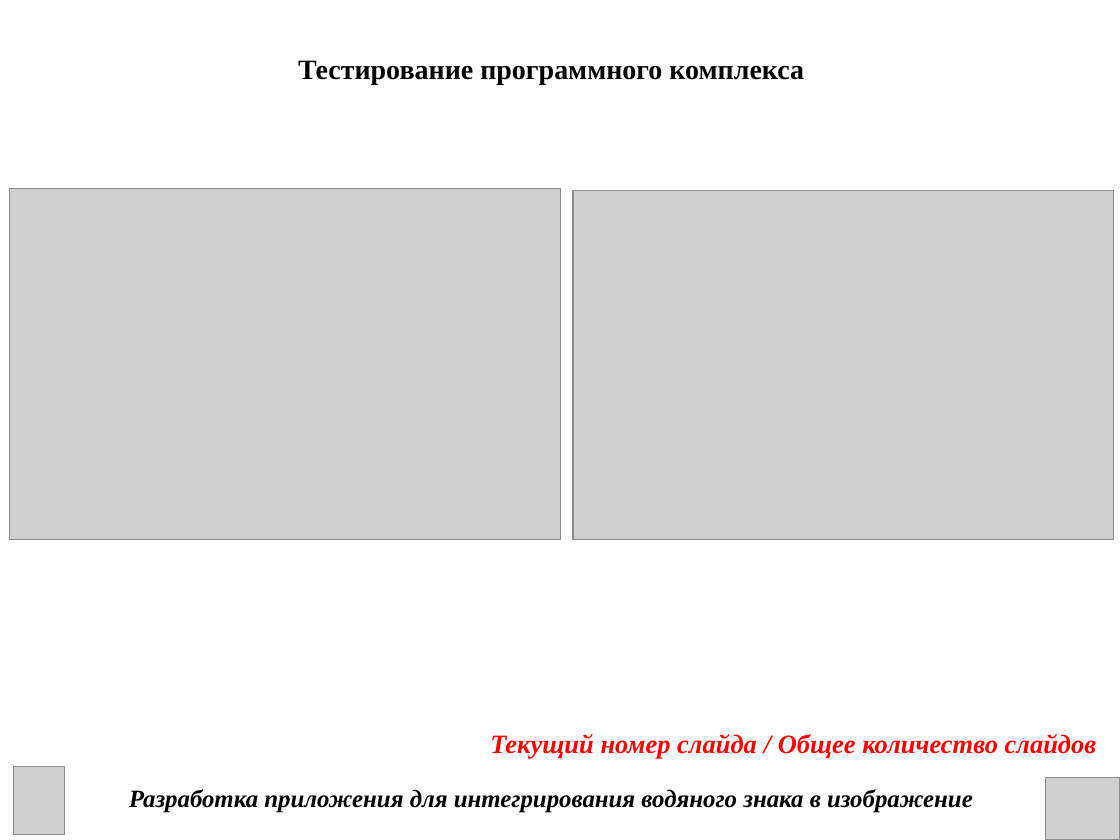
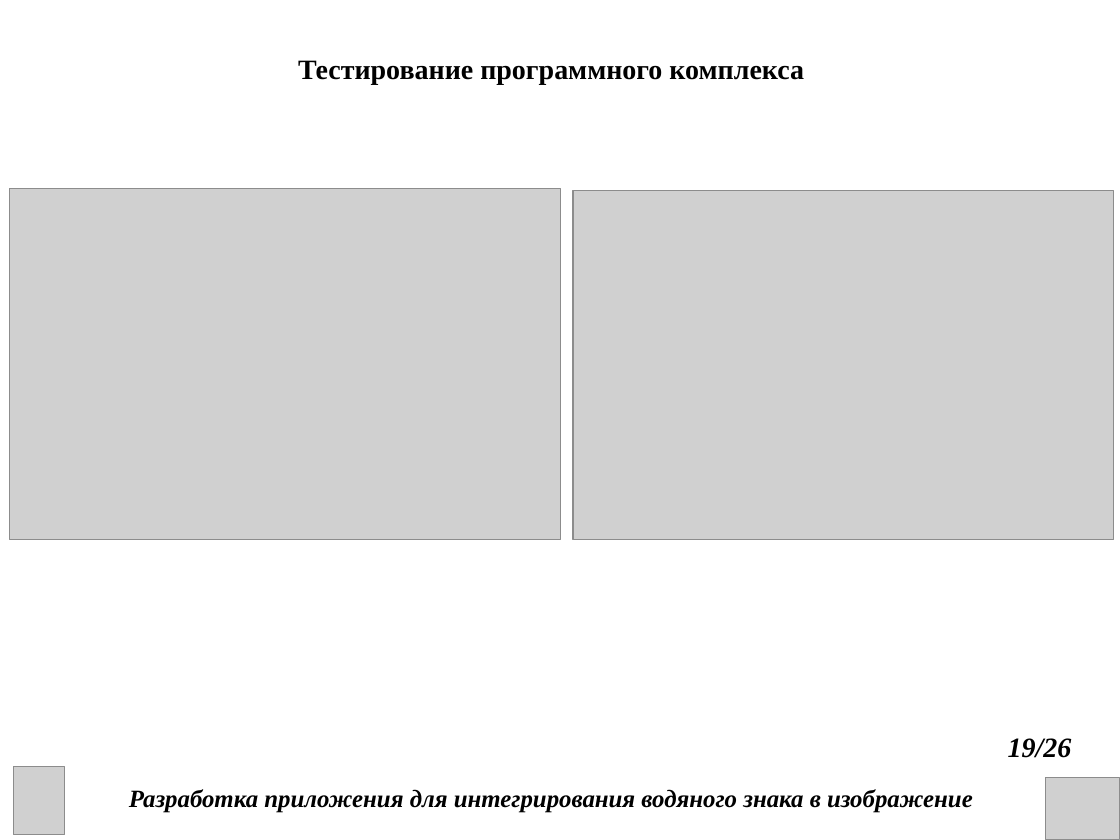
Before and after one commit to DanChoys1/DanChoys, a slide deck: slide 19 of КП презентация.ppt. Drawn at 1120x840 pixels with LibreOffice and Linux fonts; fonts in the diff are those of the drawing; grey boxes stand for pictures. Boxes give left, top, right and bottom in pixels: in the first picture for what was removed or moved away, otherwise in the second. Text is boxed around its words. In the diff, an @@ line names an element or a change of style, - is before the commit and + after.

```diff
--- a/КП презентация.ppt
+++ b/КП презентация.ppt
@@ text removed at (490,734,1096,759) @@
-Текущий номер слайда / Общее количество слайдов
@@ text added at (1008,738,1072,758), 18 pt, text #000000, bold, italic @@
+19/26
```
Also in this commit, not shown: 21 other slides changed, 4 slides added, 1 slide removed, 1 other file.
